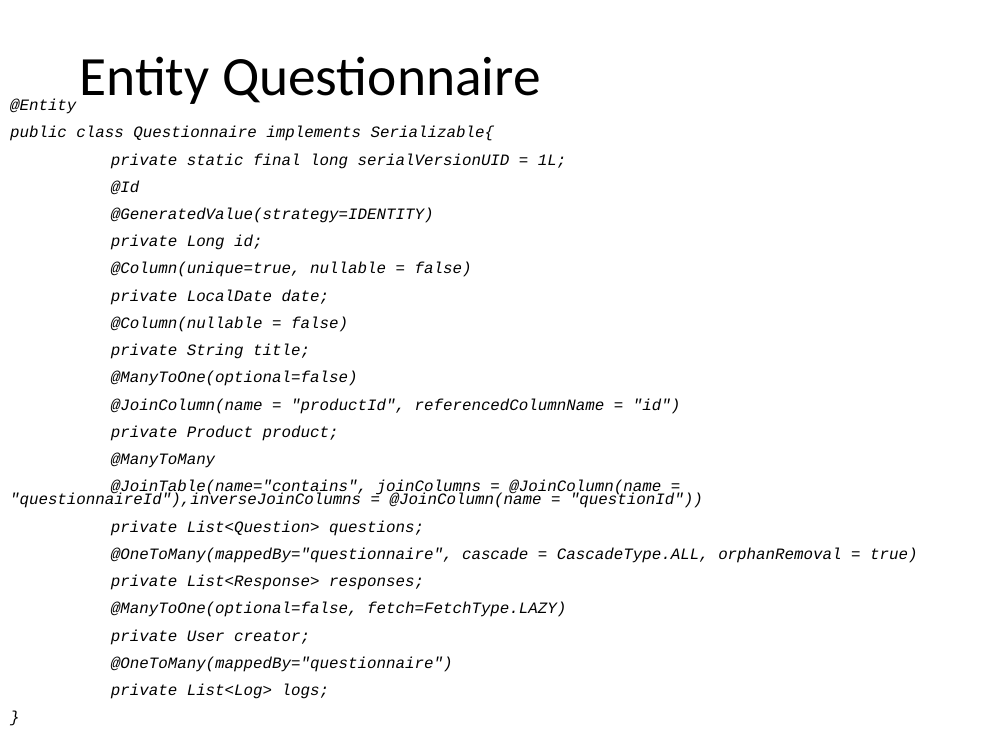
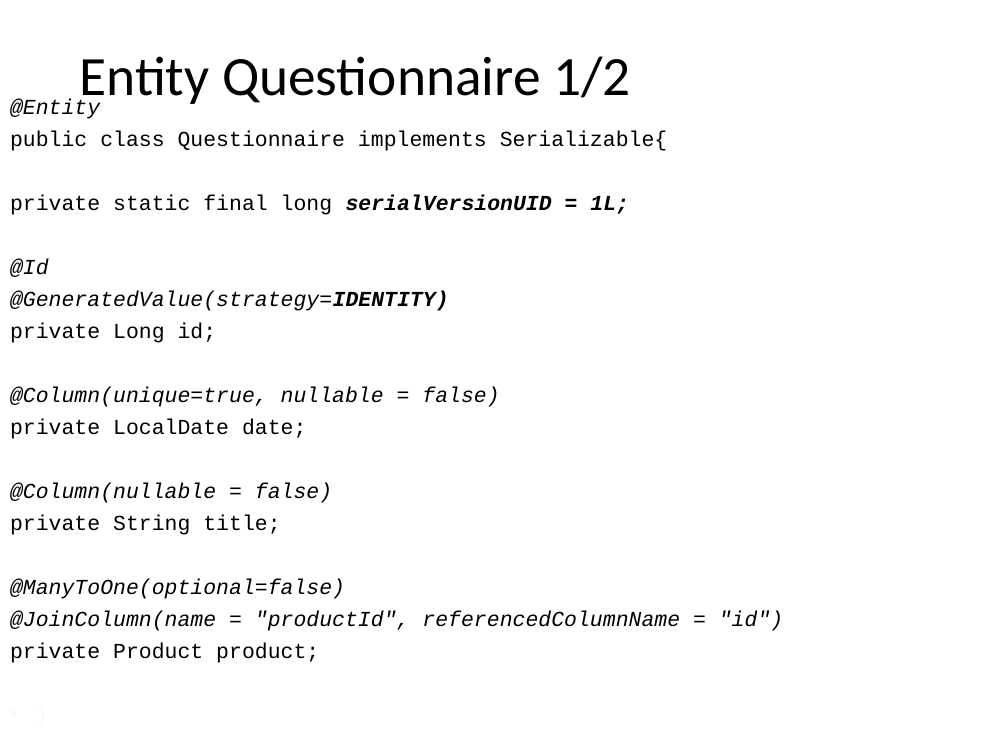
Before and after one commit to Paso198/Gamified-Marketing-Application, a slide deck: slide 21 of Design.pptx (slide 25 before the commit). Drawn at 1008x756 pixels with LibreOffice and Linux fonts; fonts in the diff are those of the drawing. Boxes give left, top, right and bottom in pixels: in the first picture for what was removed or moved away, otherwise in the second. Text is boxed around its words. In the diff, an @@ line names an element or a change of style, - is before the commit and + after.

Commit message:
ppt 1/2

```diff
--- a/Design.pptx
+++ b/Design.pptx
@@ title at box(79, 56, 631, 109): text changed @@
-Entity Questionnaire
+Entity Questionnaire 1/2
@@ text "@Entity" at box(10, 99, 783, 663): size 11.2 to 15.3 pt; italic off in "public class Questionnaire implements Serializable{", "private static final long", "private Long id;", "private LocalDate date;" and 3 more places; bold on in "serialVersionUID = 1L;", "@GeneratedValue(strategy=IDENTITY)"; text colour #000000 to #F9FAF4 in "}"; bullet none to • @@
@@ text at box(10, 452, 918, 699): paragraphs removed @@
-@ManyToMany
-@JoinTable(name="contains", joinColumns = @JoinColumn(name = "questionnaireId"),inverseJoinColumns = @JoinColumn(name = "questionId"))
-private List<Question> questions;
-@OneToMany(mappedBy="questionnaire", cascade = CascadeType.ALL, orphanRemoval = true)
-private List<Response> responses;
-@ManyToOne(optional=false, fetch=FetchType.LAZY)
-private User creator;
-@OneToMany(mappedBy="questionnaire")
-private List<Log> logs;
```
Also in this commit, not shown: 20 other slides changed, 18 slides added, 1 slide removed, 2 other files.
